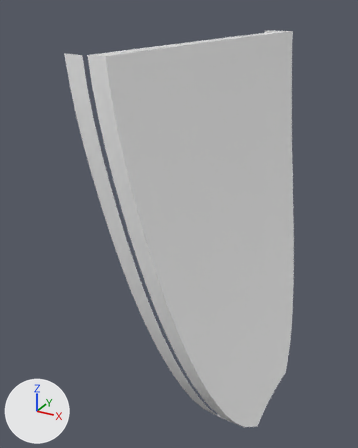
Two versions of the glTF model boats/exports/rowing/Transom.glb, one commit apart.
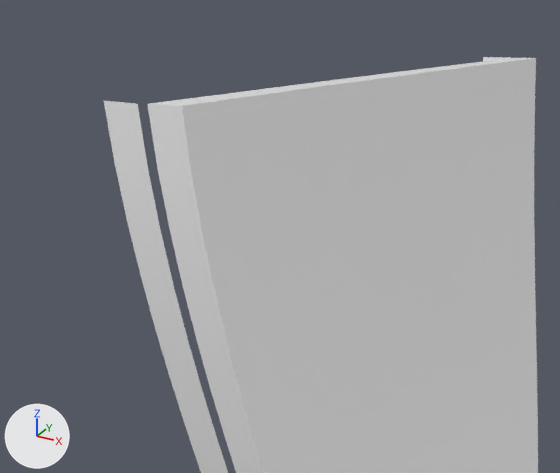
There are two pictures of each version: one whole from a 50 mm lens placed at (-3.366, -0.961, 0.79), pointed at (-3.862, -0.059, 0.339), one close up on the part from 3% to 85% of the width and 0% to 56% of the height. Every picture has the same lights, and +X, +Y and +Z are marked at lower left. The older version's two pictures come first. Vertices at exactly the same position are counted once.

Names of what the first close-up shows: 'Transom'.
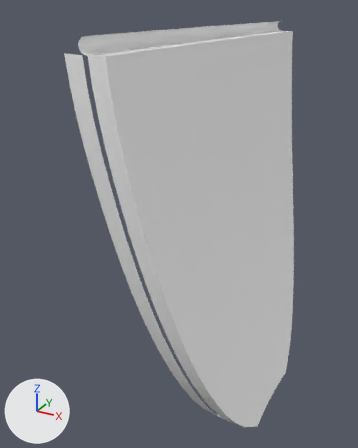
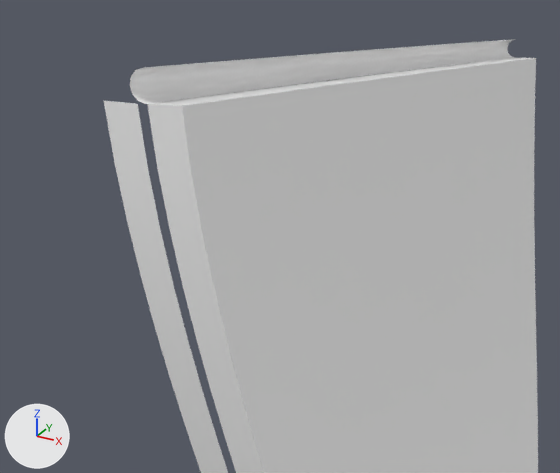
The newer file is also turned or shifted as a whole; pictures and numbers use the older file's frame.

Where the change shows, as pixel boxes (x1, y1, x2, y2) in the close-ups (560 x 473 px):
'Transom', reshaped
    before: (104, 57, 538, 473)
    after: (104, 39, 538, 473)
part 1 of me_transom, added
    after: (130, 39, 515, 104)

The change, as a list of edits to the scene's bpy script:
```text
Change me_transom:
    used by ob_transom; location = (0.0, 0.0, 0.0)
    remove me_transom.from_pydata(...)  # 680 vertices, 1272 faces; spans x -3.854..-3.627, y -0.411..0.411, z -0.108..0.73
    add me_transom.from_pydata(...)  # 841 vertices, 1536 faces; spans x -3.854..-3.627, y -0.411..0.411, z -0.108..0.754
    me_transom part 1: a new loose piece of 161 vertices spanning x -3.828..-3.809, y -0.411..0.411, z 0.73..0.754, in mat_teak_exterior (white #ffffff)
```
